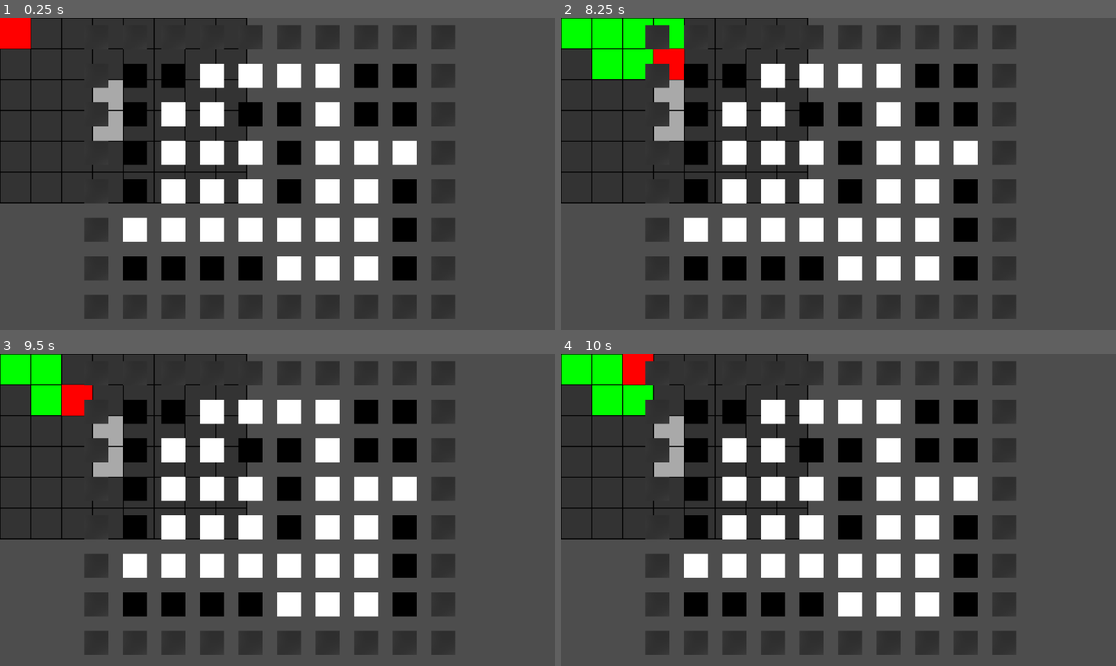
Above: before the commit, frames 1-4 (two rows, left to right).
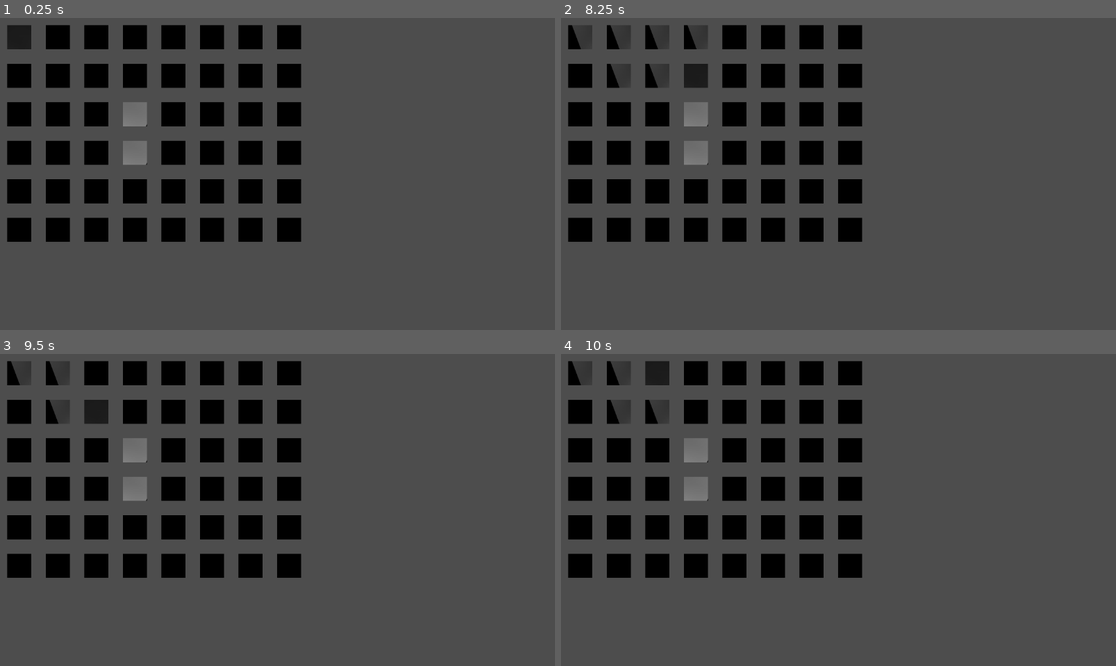
Above: after the commit, the same moments.

Repository: riotruija/EMMEMAA
Game: Godot game, scene res://scenes/pusle.tscn
The game is run twice, just before and just after one commit, with the same random seed, the same clock (stepped at 60 frames per second) and the same inputs. This scene is started directly instead of the project's main scene.
Inputs:
- Up to frame 1 (0.25 s): no input
- Up to frame 2 (8.25 s): tap Enter at 0.5, 2, 3.5 s; hold Right (ui_right) 0.53-1.28 s; tap Space at 1.25, 2.75, 4.25 s; hold Down (ui_down) 1.28-2.03 s; hold Right (ui_right) 2.03-2.78 s; hold Up (ui_up) 2.78-3.53 s; hold Left (ui_left) 3.53-5.03 s; hold Down (ui_down) 5.03-5.78 s; hold Right (ui_right) 5.78-6.53 s; hold Up (ui_up) 6.53-7.28 s; hold Right (ui_right) 7.28-8.03 s; hold Down (ui_down) from 8.03 s (still down)
- Up to frame 3 (9.5 s): release Down (ui_down) at 8.78 s; hold Left (ui_left) from 8.78 s (still down)
- Up to frame 4 (10 s): release Left (ui_left) at 9.53 s; hold Up (ui_up) from 9.53 s (still down)

The runs differ from the first frame. In frame 1, 43% of the frame differs, in the area x 0-82%, y 0-97%; in frame 2, 43%; in frame 3, 43%; in frame 4, 43%.

Commit message:
uus skript

Diff:
--- a/scripts/grid.gd
+++ b/scripts/grid.gd
@@ -2,11 +2,23 @@
 
 const WIDTH := 8
 const HEIGHT := 6
-const CELL_SIZE := 64
 
+# === TILEMAP ===
+@onready var tilemap := $TileMapLayer
+
+# === TILE IDs (CHANGE THESE TO MATCH YOUR TILESET) ===
+const SOURCE_ID := 0
+
+const TILE_EMPTY := Vector2i(0, 0)
+const TILE_PATH := Vector2i(3, 5)
+const TILE_BLOCKED := Vector2i(5, 7)
+const TILE_PLAYER := Vector2i(6, 2)
+
+# === GAME STATE ===
 var player_pos := Vector2i(0, 0)
 var path: Array[Vector2i] = []
 var grid := []
+
 
 func _ready():
 	# create grid
@@ -23,9 +35,11 @@
 	path.append(player_pos)
 	grid[0][0]["filled"] = true
 
-	# example: block some tiles (optional)
+	# example blocked tiles
 	grid[2][3]["blocked"] = true
 	grid[3][3]["blocked"] = true
+
+	update_tiles()
 
 
 func _input(event):
@@ -67,40 +81,27 @@
 				grid[removed.y][removed.x]["filled"] = false
 
 	player_pos = new_pos
-	queue_redraw()
+	update_tiles()
 
 
 func is_inside(pos: Vector2i) -> bool:
 	return pos.x >= 0 and pos.x < WIDTH and pos.y >= 0 and pos.y < HEIGHT
 
 
-func _draw():
+func update_tiles():
+	tilemap.clear()
+
 	for y in range(HEIGHT):
 		for x in range(WIDTH):
-			var rect = Rect2(
-				x * CELL_SIZE,
-				y * CELL_SIZE,
-				CELL_SIZE,
-				CELL_SIZE
-			)
-
+			var pos = Vector2i(x, y)
 			var cell = grid[y][x]
 
 			if cell["blocked"]:
-				draw_rect(rect, Color.DARK_GRAY)
+				tilemap.set_cell(pos, SOURCE_ID, TILE_BLOCKED)
 			elif cell["filled"]:
-				draw_rect(rect, Color.GREEN)
+				tilemap.set_cell(pos, SOURCE_ID, TILE_PATH)
 			else:
-				draw_rect(rect, Color(0.2, 0.2, 0.2))
+				tilemap.set_cell(pos, SOURCE_ID, TILE_EMPTY)
 
-			# grid lines
-			draw_rect(rect, Color.BLACK, false, 2)
-
-	# draw player
-	var player_rect = Rect2(
-		player_pos.x * CELL_SIZE,
-		player_pos.y * CELL_SIZE,
-		CELL_SIZE,
-		CELL_SIZE
-	)
-	draw_rect(player_rect, Color.RED)
+	# draw player (overwrites tile visually)
+	tilemap.set_cell(player_pos, SOURCE_ID, TILE_PLAYER)
Binary file added: img/Floor_Tiles_2048/Floor_Tiles_2048/FloorTile2_diffuse.png
Not shown, added: img/Floor_Tiles_2048/Floor_Tiles_2048/FloorTile2_diffuse.png.import
Binary file added: img/Floor_Tiles_2048/Floor_Tiles_2048/FloorTile3_diffuse.png
Not shown, added: img/Floor_Tiles_2048/Floor_Tiles_2048/FloorTile3_diffuse.png.import
Binary file added: img/Floor_Tiles_2048/Floor_Tiles_2048/FloorTile5_diffuse.png
Not shown, added: img/Floor_Tiles_2048/Floor_Tiles_2048/FloorTile5_diffuse.png.import
Binary file added: img/Floor_Tiles_2048/Floor_Tiles_2048/FloorTile6_diffuse.png
Not shown, added: img/Floor_Tiles_2048/Floor_Tiles_2048/FloorTile6_diffuse.png.import
Binary file added: img/Floor_Tiles_2048/Floor_Tiles_2048/FloorTile7_diffuse.png
Not shown, added: img/Floor_Tiles_2048/Floor_Tiles_2048/FloorTile7_diffuse.png.import
Not shown, added: img/Floor_Tiles_2048/Floor_Tiles_2048/FloorTileChecker.png.import
Binary file added: img/Floor_Tiles_2048/Floor_Tiles_2048/FloorTileClean_diffuse.png
(and 28 more such lines)
